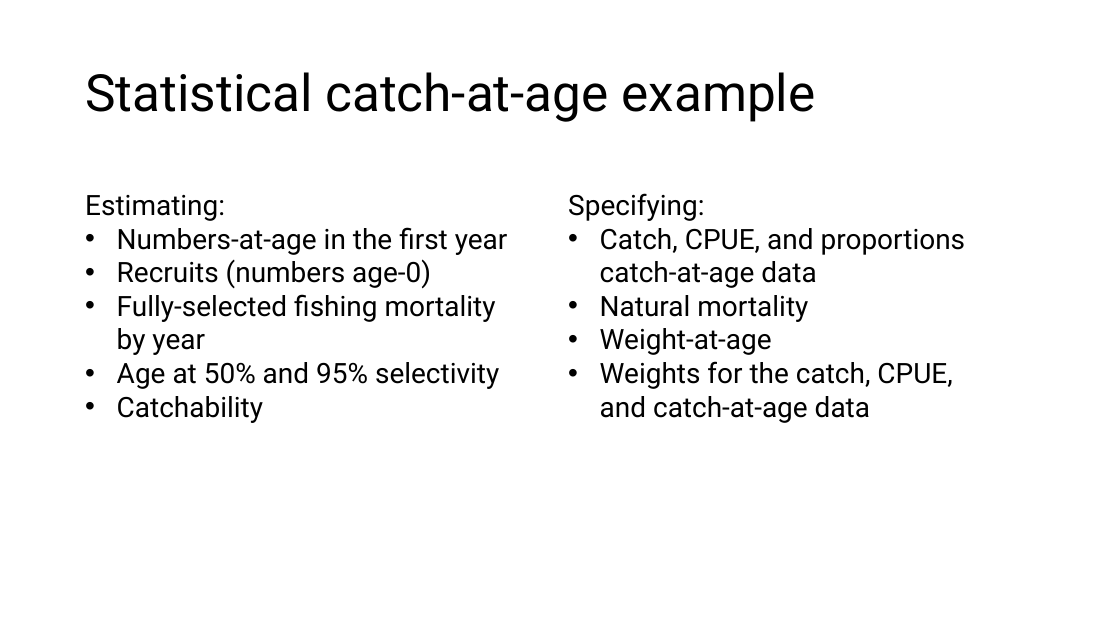
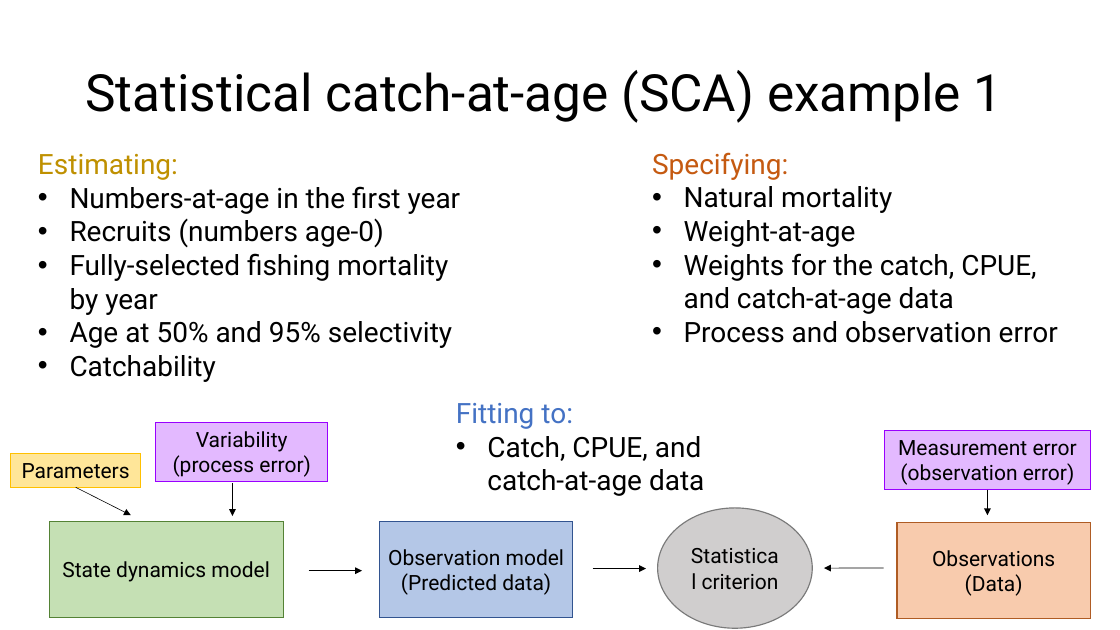
Before and after one commit to merrillrudd/ADMB_course, a slide deck: slide 3 of Day2/2b_Age-structured/Age-structured models.pptx (slide 5 before the commit). Drawn at 1120x630 pixels with LibreOffice and Linux fonts; fonts in the diff are those of the drawing. Boxes give left, top, right and bottom in pixels: in the first picture for what was removed or moved away, otherwise in the second. Text is boxed around its words. In the diff, an @@ line names an element or a change of style, - is before the commit and + after.

```diff
--- a/Day2/2b_Age-structured/Age-structured models.pptx
+++ b/Day2/2b_Age-structured/Age-structured models.pptx
@@ title at [85, 70, 1003, 123]: text changed @@
-Statistical catch-at-age example
+Statistical catch-at-age (SCA) example 1
@@ text "Estimating:": place and size @@
-text "Estimating:" at [85, 195, 508, 423]
+text "Estimating:" at [38, 154, 461, 382]
@@ text "Specifying:": place and size @@
-text "Specifying:" at [568, 193, 966, 423]
+text "Specifying:" at [652, 152, 1058, 343]
@@ text at [38, 154, 178, 180]: text colour #000000 to #BF9000 in "Estimating:" @@
@@ text at [652, 152, 788, 180]: text colour #000000 to #C55A11 in "Specifying:" @@
@@ text at [600, 228, 966, 288]: paragraph removed @@
-• Catch, CPUE, and proportions catch-at-age data
@@ text at [684, 321, 1058, 343]: paragraph added @@
+• Process and observation error
@@ text added at [456, 403, 704, 496], 24 pt, text #000000 @@
+Fitting to:
+• Catch, CPUE, and catch-at-age data
@@ group added at [11, 423, 1091, 628]: 6 rectangles, 6 arrows, 1 ellipse @@
+State dynamics model
+Parameters
+Variability (process error)
+Observation model
+(Predicted data)
+Statistical criterion
+Observations (Data)
+Measurement error (observation error)
```
Also in this commit, not shown: 2 other slides changed, 4 slides added, 4 slides removed, 20 other files.
